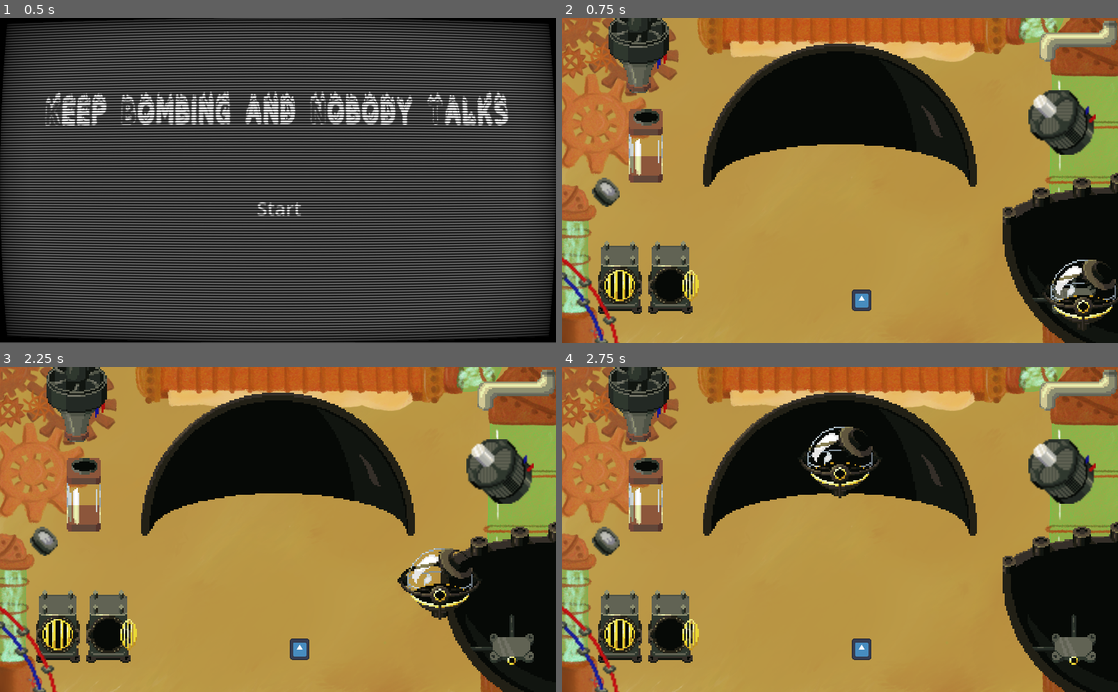
Above: before the commit, frames 1-4 (two rows, left to right).
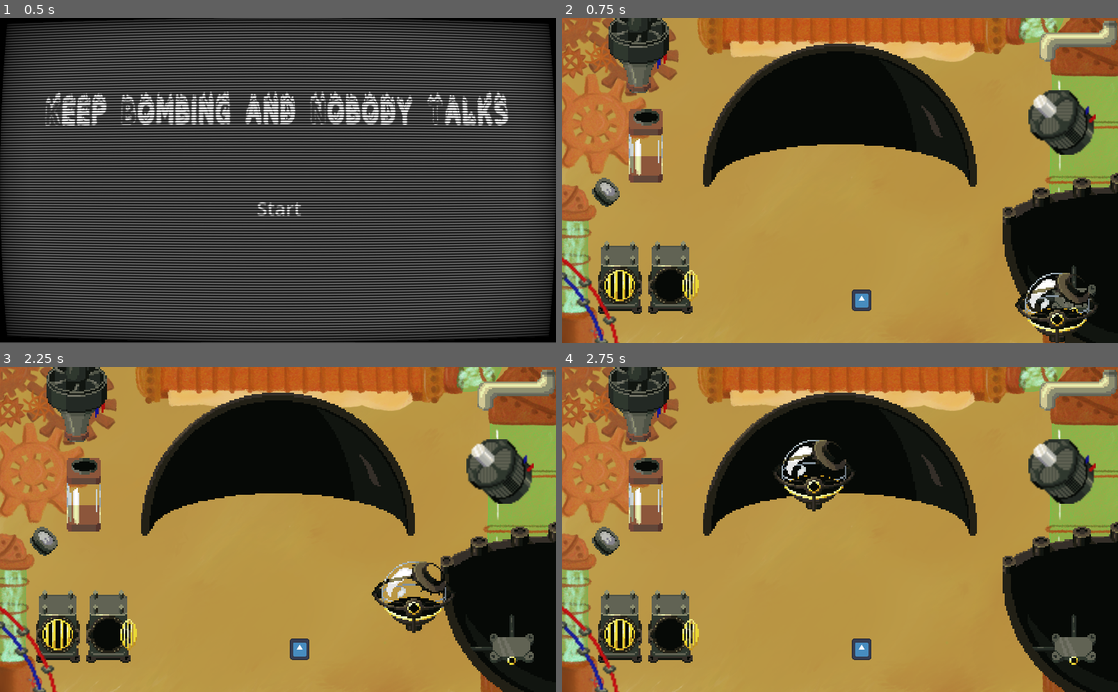
Above: after the commit, the same moments.

Repository: MarianPoirot/Gamejam-construire
Game: Godot game, scene res://Scenes/World/Opening.tscn
Two runs of this game, one before a commit and one after it. Both use one fixed random seed, a clock stepped at 60 frames per second and the inputs below. The engine's default icon, where the game draws it, is replaced by a stand-in: a white triangle on a blue panel in a dark square.
Inputs (mouse positions are in pixels of both pictures, inside the frame that each line leads up to):
- Up to frame 1 (0.5 s): no input
- Up to frame 2 (0.75 s): click "Start" at 0.5 s
- Up to frame 3 (2.25 s): tap Enter at 1.25 s; drag from (278, 461) to (461, 643) at 1.27 s; tap Space (start) at 2 s; drag from (522, 643) to (278, 461) at 2.02 s
- Up to frame 4 (2.75 s): no input

Frame 1 is identical in both runs. In frame 2, 1.9% of the frame differs, in the area x 5-100%, y 49-100%; in frame 3, 2.2%, in the area x 5-87%, y 49-82%; in frame 4, 1.9%.

Commit message:
corrected ballon

Diff:
--- a/Scenes/Pieces/ballon.tscn
+++ b/Scenes/Pieces/ballon.tscn
@@ -7,6 +7,9 @@
 
 [node name="ballon" instance=ExtResource("1_o23yy")]
 texture_filter = 1
+
+[node name="DragDropCollision" parent="." index="0"]
+scale = Vector2(0.33, 0.33)
 
 [node name="Ancre" parent="." index="1"]
 position = Vector2(0, 14)
--- a/Scenes/Pieces/bouchon.tscn
+++ b/Scenes/Pieces/bouchon.tscn
@@ -11,10 +11,12 @@
 id = 1
 
 [node name="DragDropCollision" parent="." index="0"]
+texture_filter = 1
 shape = SubResource("CircleShape2D_5wlq3")
 
 [node name="ancreGoupille" parent="recepteurAncre" index="0" instance=ExtResource("2_nhvv8")]
 id = 14
 
 [node name="Sprite2D" type="Sprite2D" parent="." index="3"]
+texture_filter = 1
 texture = ExtResource("3_umwne")
--- a/Scenes/World/Main.tscn
+++ b/Scenes/World/Main.tscn
@@ -32,12 +32,12 @@
 position = Vector2(512, 176)
 scale = Vector2(3, 3)
 
-[node name="ballon" parent="." instance=ExtResource("2_y7w6m")]
-position = Vector2(960, 512)
+[node name="Chaudiere" parent="." instance=ExtResource("6_ncykg")]
+position = Vector2(159, 479)
 scale = Vector2(3, 3)
 
-[node name="Chaudiere" parent="." instance=ExtResource("6_ncykg")]
-position = Vector2(159, 479)
+[node name="ballon" parent="." instance=ExtResource("2_y7w6m")]
+position = Vector2(912, 536)
 scale = Vector2(3, 3)
 
 [node name="reservoir" parent="." instance=ExtResource("6_g1jcb")]
